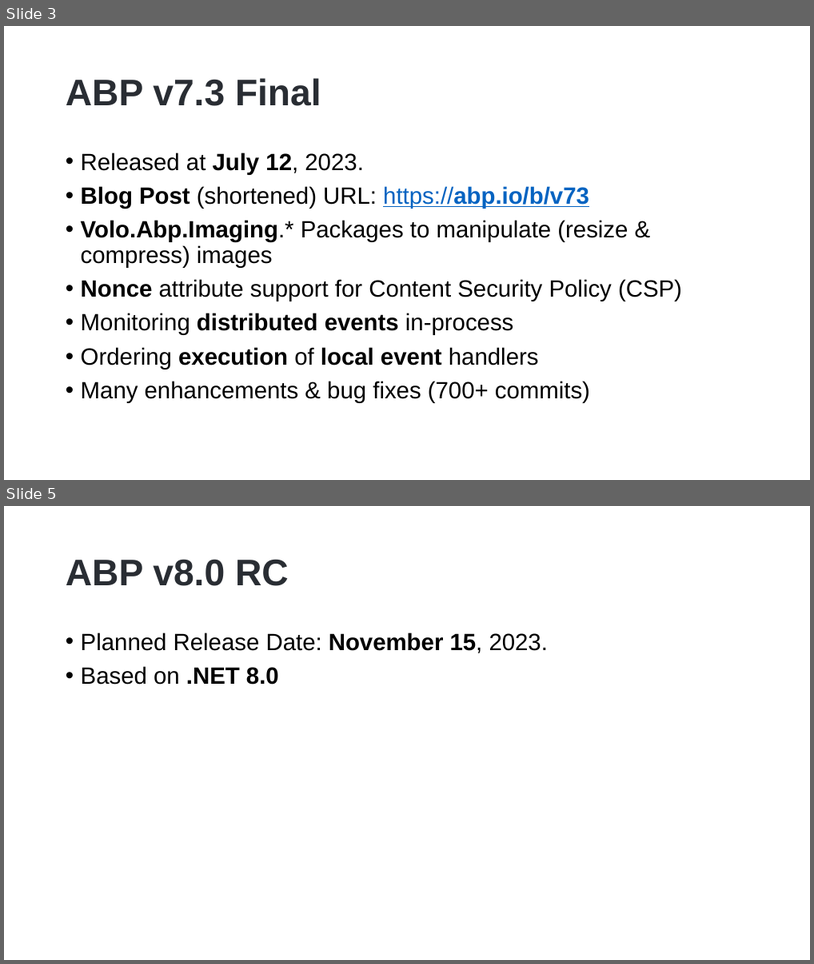
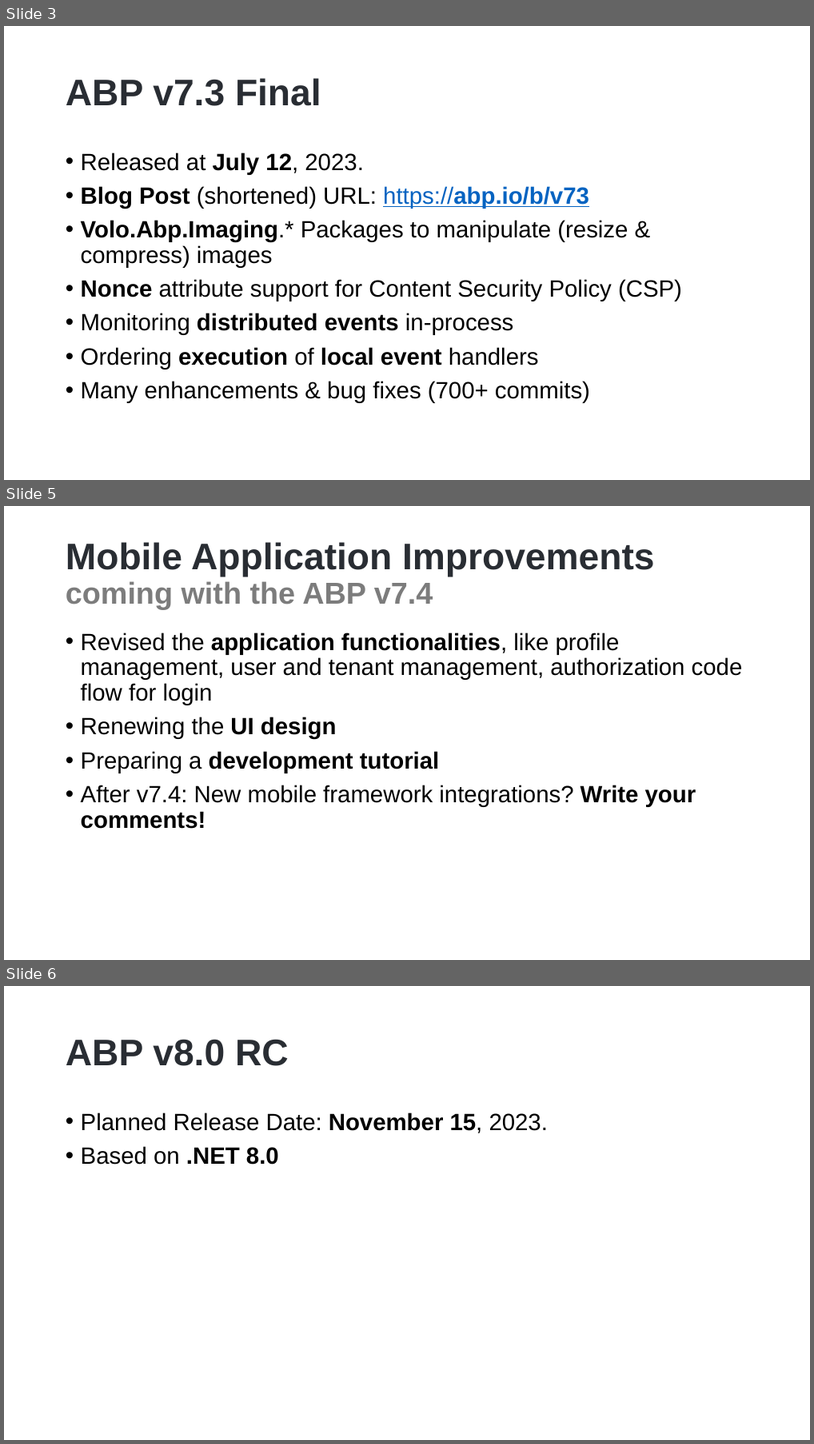
Before and after one commit to hikalkan/presentations, a slide deck: 2023-07-27 ABP Community Talks 2023.5/ABP Mobile Options.pptx. Shown one above the other, each under a label of ours: slides 3 and 5 before the commit, slides 3, 5 and 6 after it; the slides between them are not shown. The pictures are 814x964 and 814x1444 pixels, drawn with LibreOffice and Linux fonts; fonts in the diff are those of the drawing; background and template pictures are left out. Boxes give left, top, right and bottom in pixels: in the first picture for what was removed or moved away, otherwise in the second. Text is boxed around its words. In the diff, an @@ line names an element or a change of style, - is before the commit and + after.

```diff
--- a/2023-07-27 ABP Community Talks 2023.5/ABP Mobile Options.pptx
+++ b/2023-07-27 ABP Community Talks 2023.5/ABP Mobile Options.pptx
@@ slide 5 added at bbox=[4, 506, 810, 960], background picture (left out) @@
@@ title added at bbox=[66, 542, 655, 609], 44 pt, text #292D33, bold @@
+Mobile Application Improvements
+coming with the ABP v7.4
@@ text added at bbox=[81, 632, 743, 828], 28 pt, text #000000 @@
+• Revised the application functionalities, like profile management, user and tenant management, authorization code flow for login
+• Renewing the UI design
+• Preparing a development tutorial
+• After v7.4: New mobile framework integrations? Write your comments!
@@ what was slide 5 is now slide 6 @@
```
Also in this commit, not shown: 1 slide changed, 5 other slides added, 8 slides removed.
